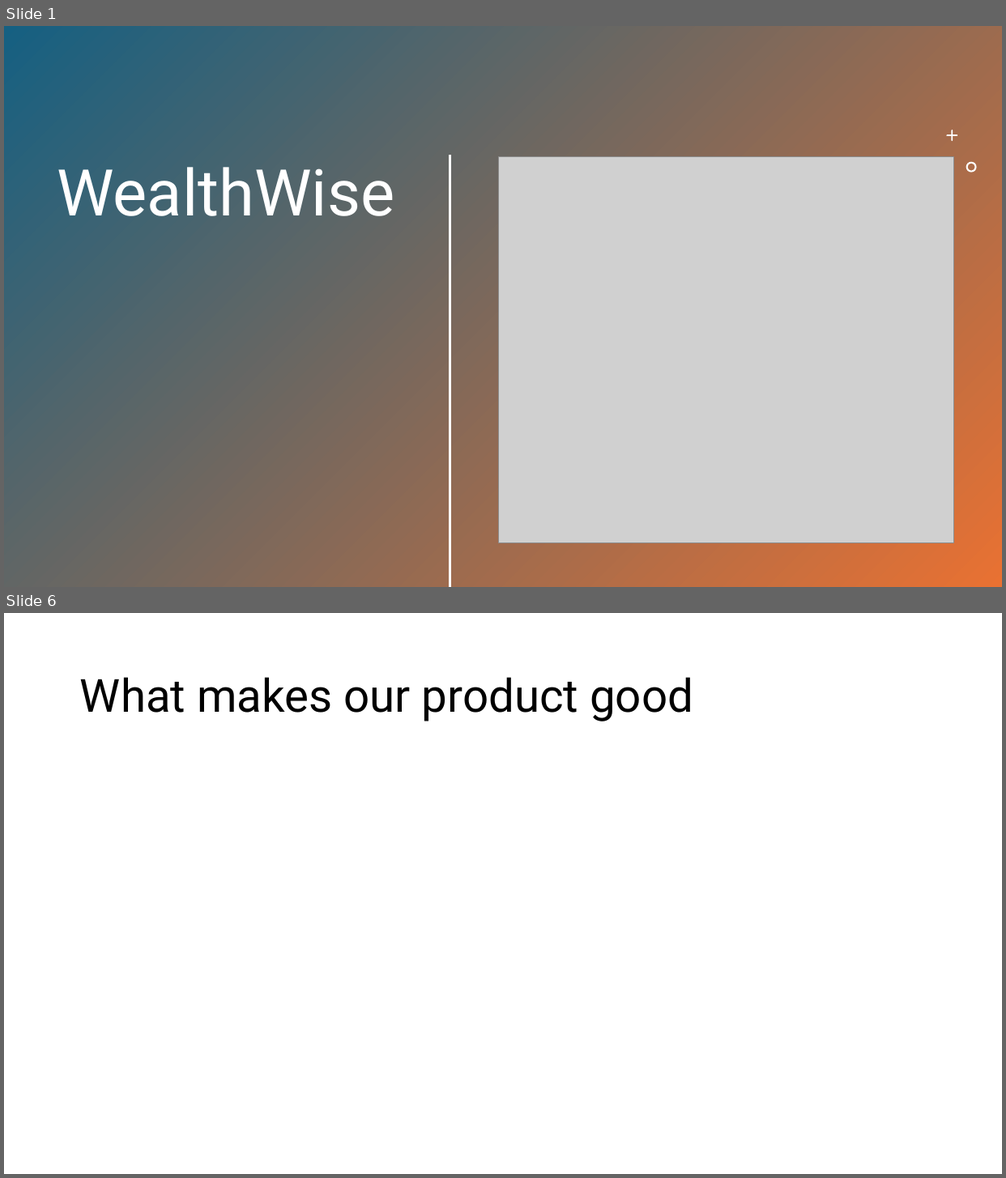
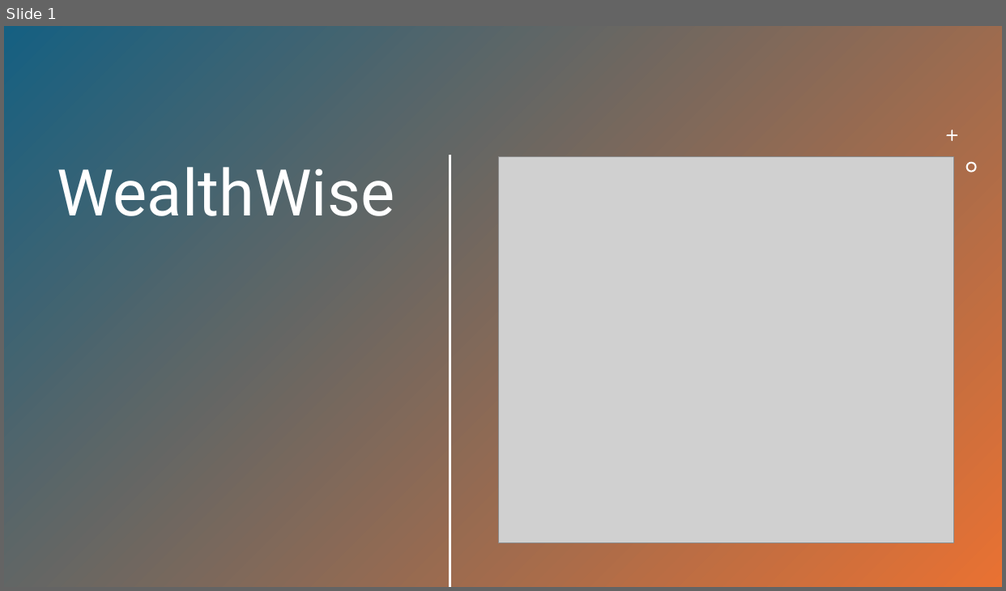
Before and after one commit to WealthWise-Hackathon/IBMHackathon, a slide deck: resources/WealthWise.pptx. Shown one above the other, each under a label of ours: slides 1 and 6 before the commit, slide 1 after it; the slides between them are not shown. The pictures are 1006x1178 and 1006x591 pixels, drawn with LibreOffice and Linux fonts; fonts in the diff are those of the drawing; grey boxes stand for pictures. Boxes give left, top, right and bottom in pixels: in the first picture for what was removed or moved away, otherwise in the second. Text is boxed around its words. In the diff, an @@ line names an element or a change of style, - is before the commit and + after.

```diff
--- a/resources/WealthWise.pptx
+++ b/resources/WealthWise.pptx
@@ slide 6 removed at [4,613,1002,1174], background #FFFFFF @@
@@ title removed at [80,677,693,722] @@
-What makes our product good
```
Also in this commit, not shown: 5 slides added, 4 other slides removed.
